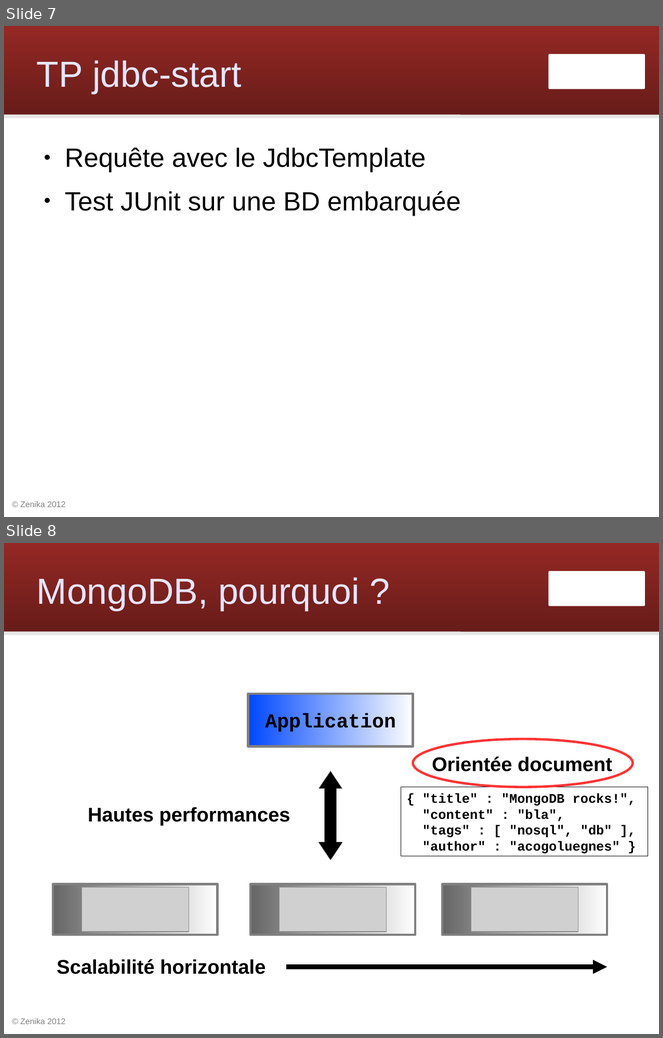
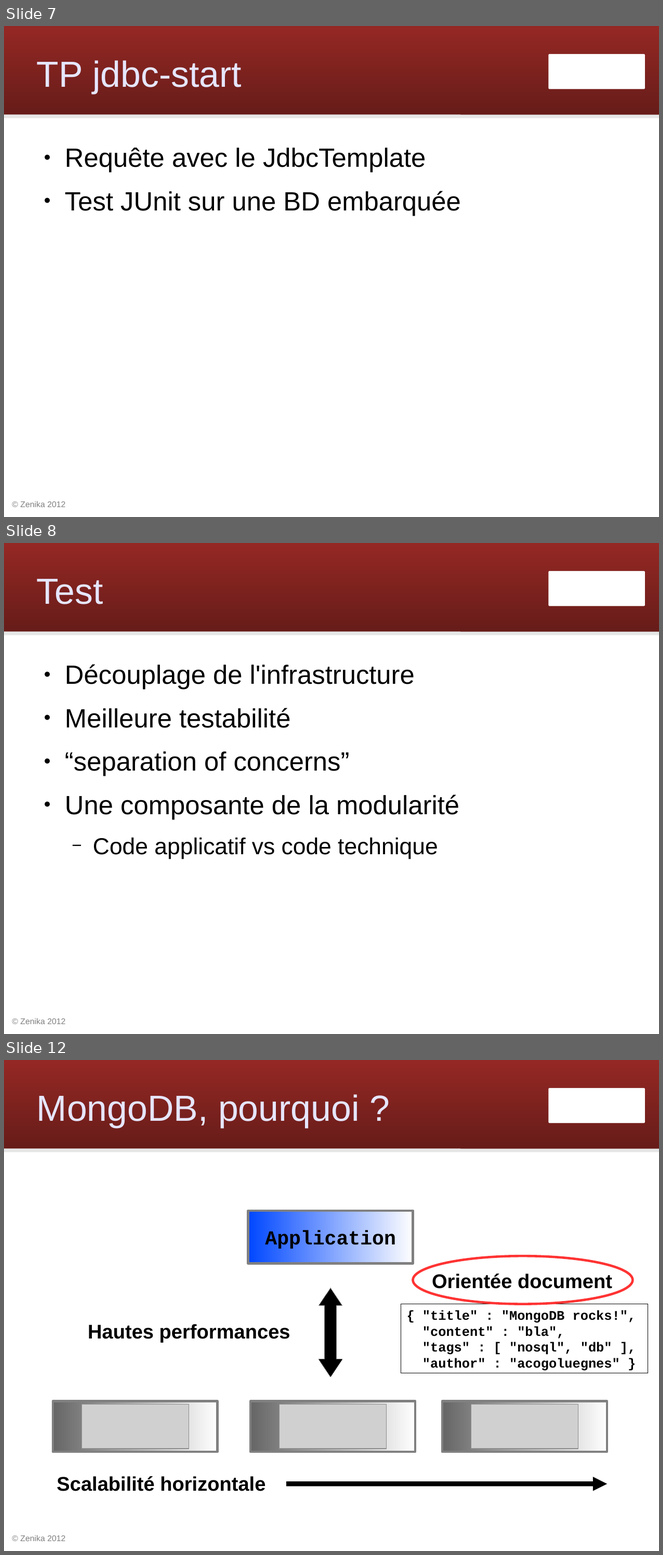
Before and after one commit to Zenika/workshop-spring-core, a slide deck: spring-workshop.odp. Shown one above the other, each under a label of ours: slides 7 and 8 before the commit, slides 7, 8 and 12 after it; the slides between them are not shown. The pictures are 663x1038 and 663x1555 pixels, drawn with LibreOffice and Linux fonts; fonts in the diff are those of the drawing; grey boxes stand for pictures; background and template pictures are left out. Boxes give left, top, right and bottom in pixels: in the first picture for what was removed or moved away, otherwise in the second. Text is boxed around its words. In the diff, an @@ line names an element or a change of style, - is before the commit and + after.

Commit message:
slides test unitaires

```diff
--- a/spring-workshop.odp
+++ b/spring-workshop.odp
@@ slide 8 added at [4,543,659,1034], background #FFFFFF; not listed: 4 template elements that a slide beside it also shows @@
@@ title added at [37,579,103,604], 44 pt, text #E6E6FF @@
+Test
@@ text added at [65,664,460,859], 32 pt, text #000000 @@
+● Découplage de l'infrastructure
+● Meilleure testabilité
+● “separation of concerns”
+● Une composante de la modularité
+  − Code applicatif vs code technique
@@ what was slide 8 is now slide 12 @@
```
Also in this commit, not shown: 3 other slides added.
